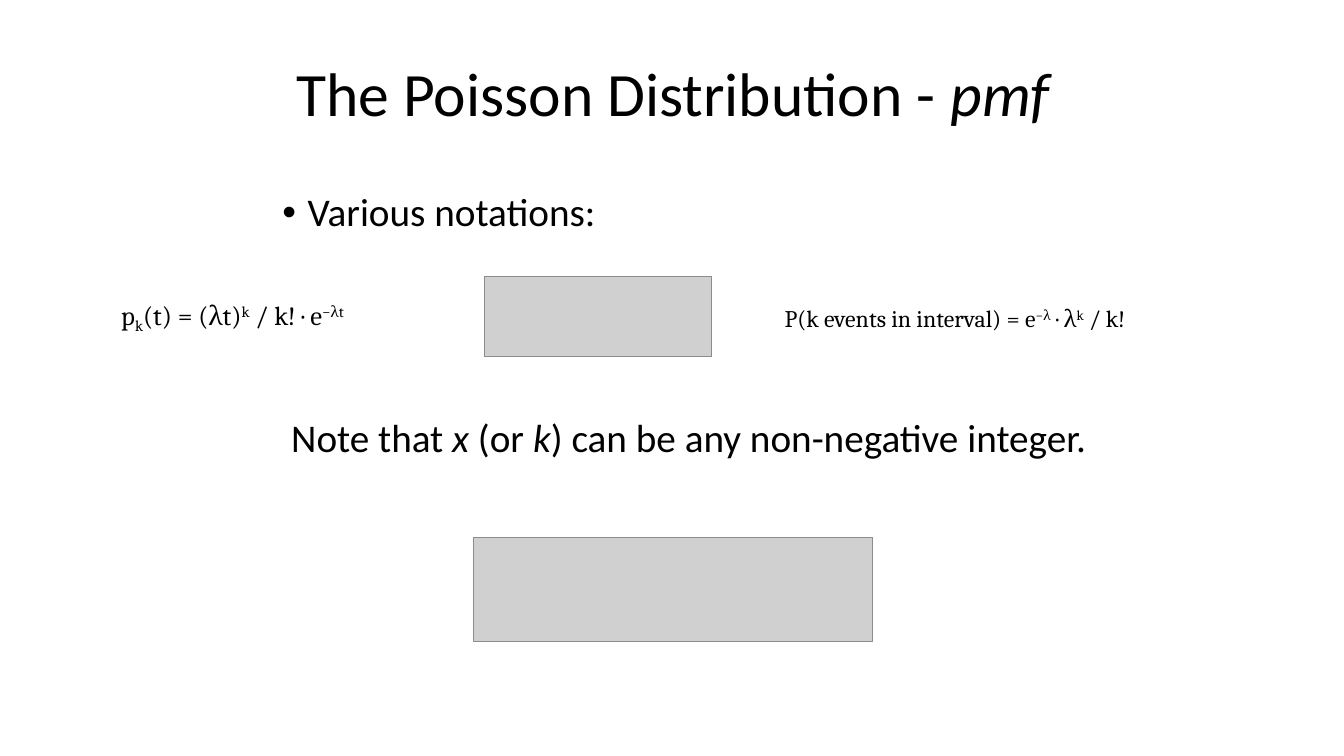
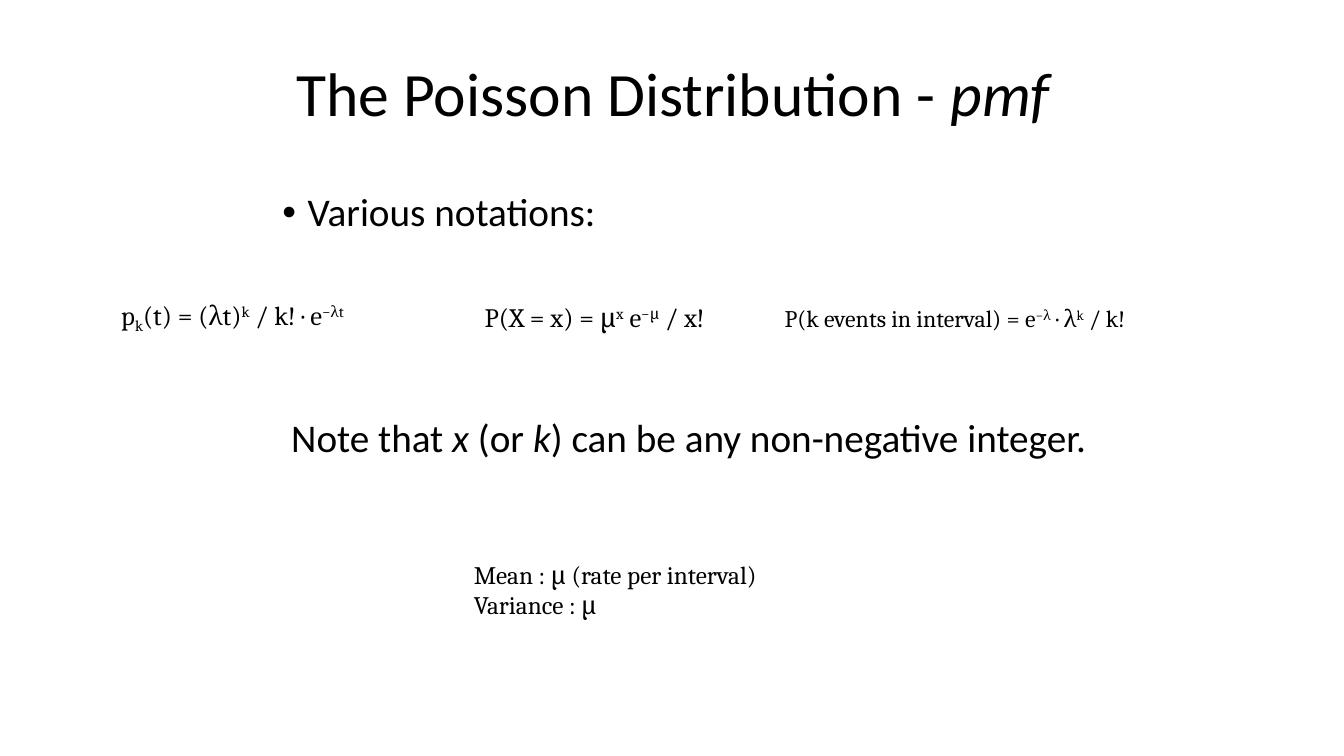
Before and after one commit to taaltree/FW536, a slide deck: slide 27 of Day1_Probability/FW536_Day1_Afternoon Distributions I_nosoln_accessible.pptx. Drawn at 1344x756 pixels with LibreOffice and Linux fonts; fonts in the diff are those of the drawing; grey boxes stand for pictures. Boxes give left, top, right and bottom in pixels: in the first picture for what was removed or moved away, otherwise in the second. Text is boxed around its words. In the diff, an @@ line names an element or a change of style, - is before the commit and + after.

```diff
--- a/Day1_Probability/FW536_Day1_Afternoon Distributions I_nosoln_accessible.pptx
+++ b/Day1_Probability/FW536_Day1_Afternoon Distributions I_nosoln_accessible.pptx
@@ picture removed at (x1=485, y1=276, x2=712, y2=357) @@
@@ text added at (x1=485, y1=308, x2=704, y2=331), 19 pt, text #000000 @@
+P(X = x) = μx e−μ / x!
@@ picture removed at (x1=474, y1=537, x2=873, y2=642) @@
@@ text added at (x1=474, y1=566, x2=757, y2=620), 18 pt, text #000000 @@
+Mean : μ (rate per interval)
+Variance : μ
```
Also in this commit, not shown: 7 other slides changed.
